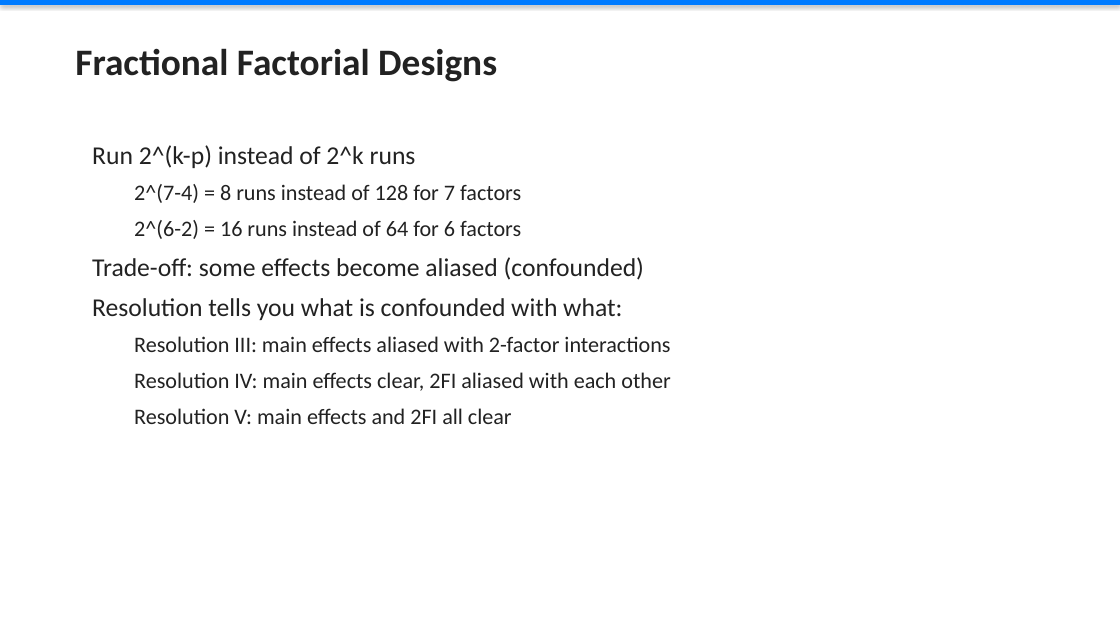
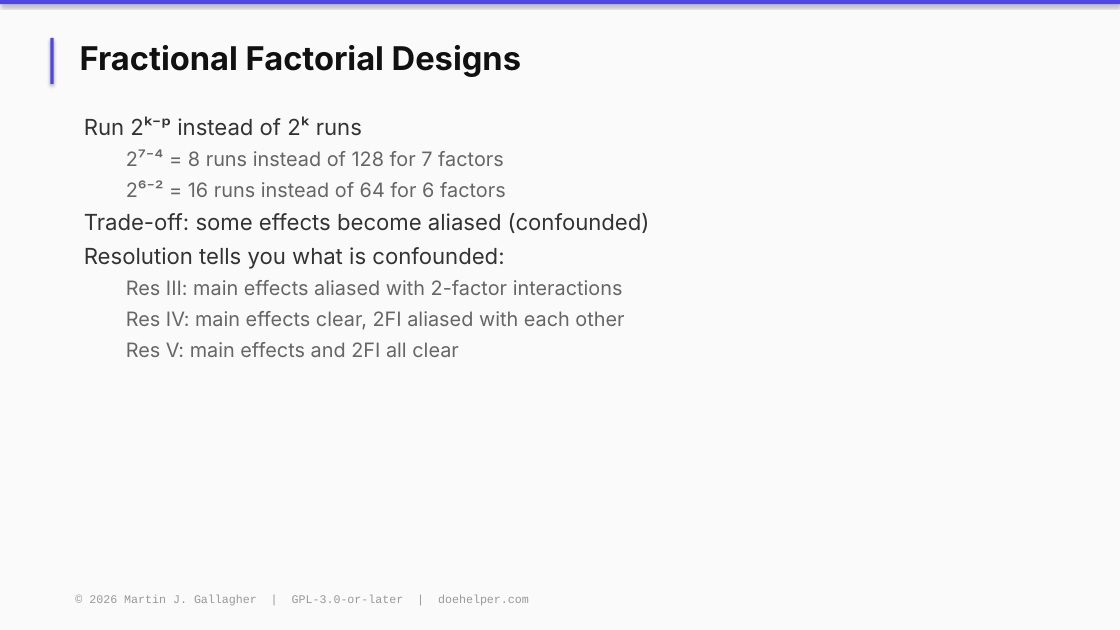
Before and after one commit to MartinGallagher-code/design_of_experiments, a slide deck: slide 4 of training/slides/Module_04_Screening_Designs.pptx. Drawn at 1120x630 pixels with LibreOffice and Linux fonts; fonts in the diff are those of the drawing. Boxes give left, top, right and bottom in pixels: in the first picture for what was removed or moved away, otherwise in the second. Text is boxed around its words. In the diff, an @@ line names an element or a change of style, - is before the commit and + after.

```diff
--- a/training/slides/Module_04_Screening_Designs.pptx
+++ b/training/slides/Module_04_Screening_Designs.pptx
@@ background #FFFFFF to #FAFAFA @@
@@ rectangle at [0, 0, 1120, 4]: fill #007BFF to #5046E5 @@
@@ rectangle added at [50, 38, 54, 84], fill #5046E5 @@
@@ text "Fractional Factorial Designs" at [80, 45, 521, 77]: size 32 to 28 pt, font Calibri to Inter, text colour #222222 to #111111 @@
@@ text "Run 2ᵏ⁻ᵖ instead of 2ᵏ ...": place and size @@
-text "Run 2ᵏ⁻ᵖ instead of 2ᵏ ..." at [92, 145, 670, 424]
+text "Run 2ᵏ⁻ᵖ instead of 2ᵏ ..." at [84, 116, 650, 357]
@@ text at [84, 116, 506, 197]: text changed; size 19 to 17 pt; font Calibri to Inter; text colour #222222 to #666666 @@
-Run 2^(k-p) instead of 2^k runs
-  2^(7-4) = 8 runs instead of 128 for 7 factors
-  2^(6-2) = 16 runs instead of 64 for 6 factors
+Run 2ᵏ⁻ᵖ instead of 2ᵏ runs
+  2⁷⁻⁴ = 8 runs instead of 128 for 7 factors
+  2⁶⁻² = 16 runs instead of 64 for 6 factors
@@ text at [84, 213, 650, 233]: size 22 to 19 pt, font Calibri to Inter, text colour #222222 to #333333 in "Trade-off: some effects become aliased (confounded)"; less space between paragraphs @@
@@ text at [84, 247, 624, 357]: text changed; size 19 to 17 pt; font Calibri to Inter; text colour #222222 to #666666 @@
-Resolution tells you what is confounded with what:
-  Resolution III: main effects aliased with 2-factor interactions
-  Resolution IV: main effects clear, 2FI aliased with each other
-  Resolution V: main effects and 2FI all clear
+Resolution tells you what is confounded:
+  Res III: main effects aliased with 2-factor interactions
+  Res IV: main effects clear, 2FI aliased with each other
+  Res V: main effects and 2FI all clear
@@ text added at [89, 595, 529, 605], 10 pt, text #999999 @@
+© 2026 Martin J. Gallagher | GPL-3.0-or-later | doehelper.com
```
Also in this commit, not shown: 8 other slides changed, 1 slide added, 4 slides removed, 8 other files.
